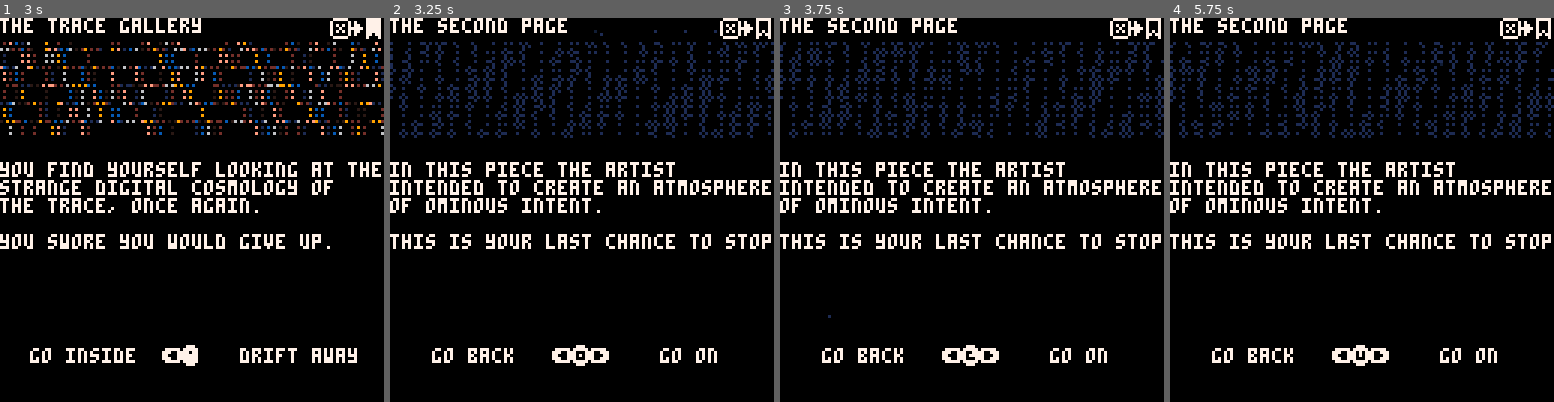
Above: before the commit, frames 1-4 (left to right).
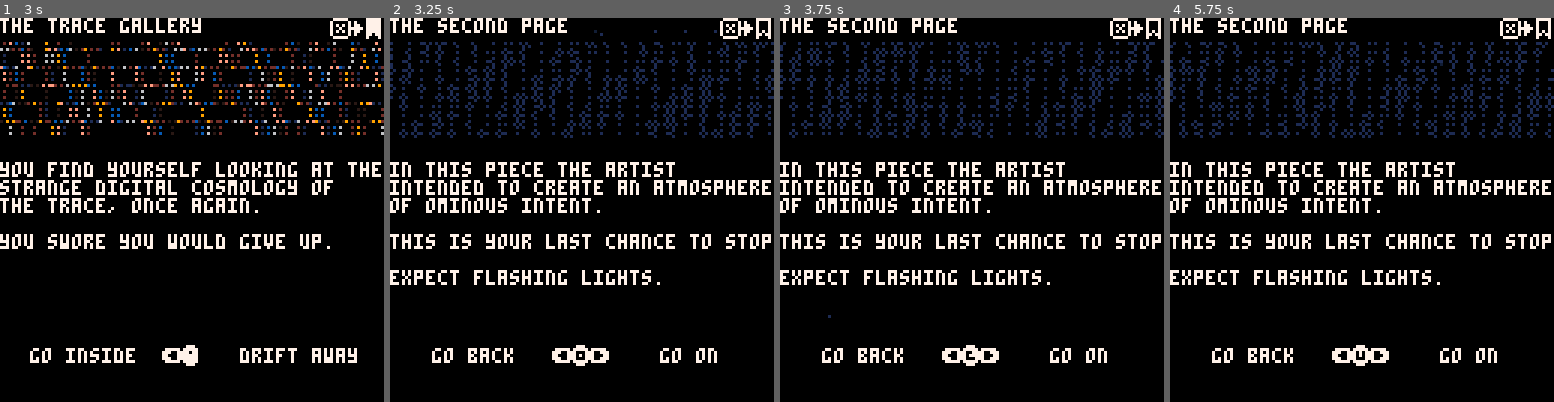
Above: after the commit, the same moments.

Repository: aebrer/pico8_carts
Game: PICO-8 cartridge games/the_trace/the_trace.p8
Two runs of this game, one before a commit and one after it. Both use one fixed random seed, a clock stepped at 60 frames per second and the inputs below.
Inputs:
- Up to frame 1 (3 s): tap X (X key) at 0.33, 1.07, 1.85, 2.97 s; tap O (Z key) at 0.7, 1.7, 2.1, 2.5, 2.9 s; hold Right 1.6-2.1 s; hold Up 2.15-2.42 s; hold Right from 2.47 s (still down)
- Up to frame 2 (3.25 s): release Right at 3.03 s; hold Left from 3.08 s (still down)
- Up to frame 3 (3.75 s): tap O (Z key) at 3.3, 3.7 s; release Left at 3.58 s; hold Down from 3.63 s (still down)
- Up to frame 4 (5.75 s): release Down at 3.97 s; hold Right 4.02-4.68 s; tap X (X key) at 4.08, 5.2 s; tap O (Z key) every 0.4 s from 4.1 to 5.7 s; hold Up 4.73-5.03 s; hold Left 5.08-5.68 s; hold Down from 5.73 s (still down)

Frame 1 is identical in both runs. In frame 2, 1.1% of the frame differs, in the area x 0-71%, y 65-70%; in frame 3, 1.1%; in frame 4, 1.1%.

Commit message:
add warning for flashing lights

Diff:
--- a/games/the_trace/the_trace.p8
+++ b/games/the_trace/the_trace.p8
@@ -461,7 +461,7 @@
 tsp="the second page"
 lib[tsp]=new_page(
 tsp,
-"in this piece the artist\nintended to create an atmosphere\nof ominous intent.\n\nthis is your last chance to stop.\n"
+"in this piece the artist\nintended to create an atmosphere\nof ominous intent.\n\nthis is your last chance to stop.\n\nexpect flashing lights."
 )
 --lib[tsp].vfx=dither_noise
 lib[tsp].vfx=glitch
